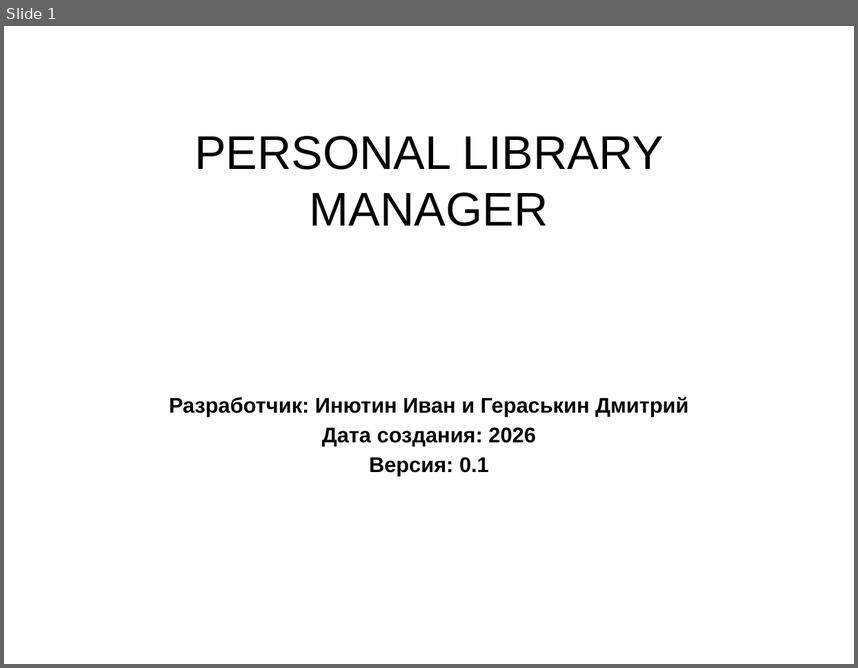
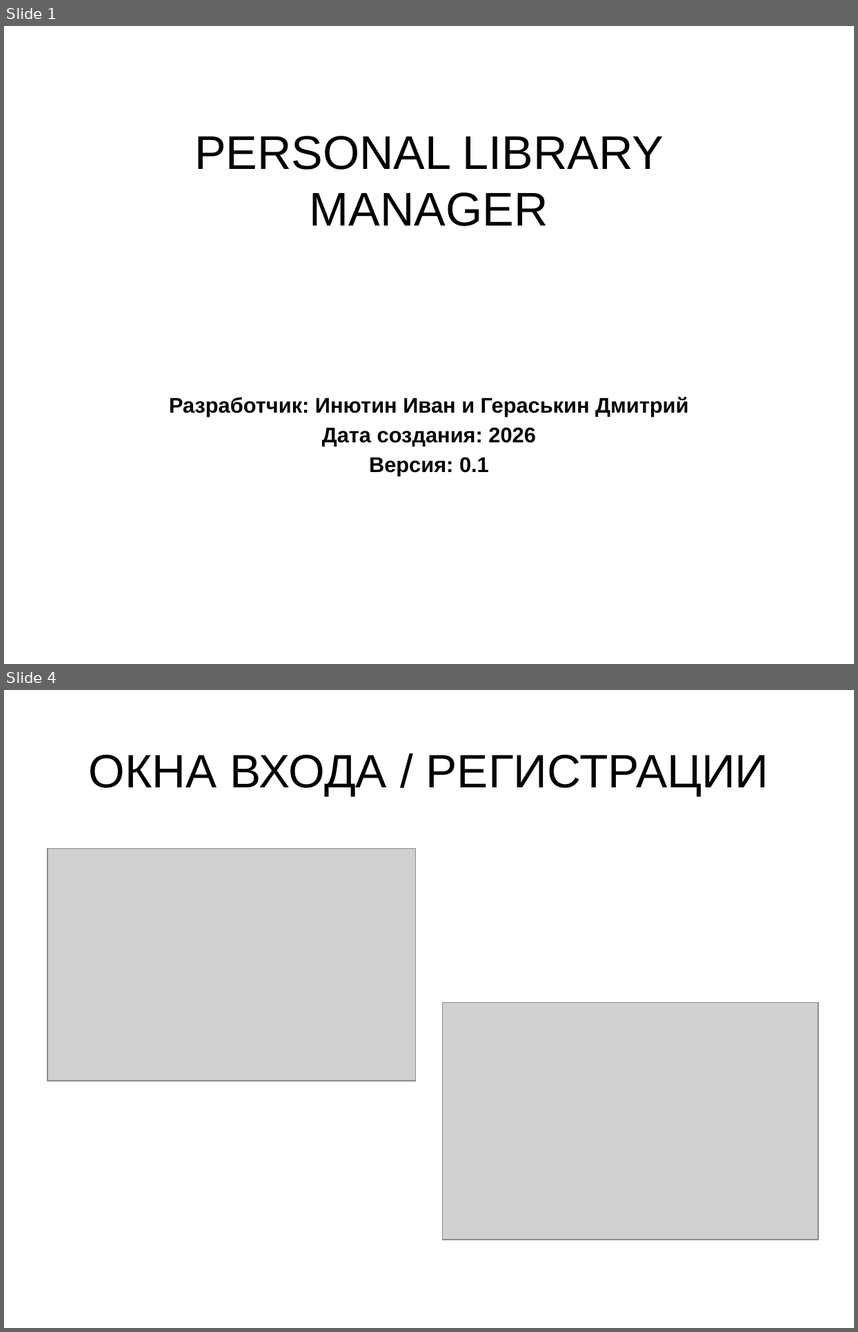
Before and after one commit to VY-Team-V/YL_Project, a slide deck: Personal Library Manager.pptx. Shown one above the other, each under a label of ours: slide 1 before the commit, slides 1 and 4 after it; the slides between them are not shown. The pictures are 858x668 and 858x1332 pixels, drawn with LibreOffice and Linux fonts; fonts in the diff are those of the drawing; grey boxes stand for pictures. Boxes give left, top, right and bottom in pixels: in the first picture for what was removed or moved away, otherwise in the second. Text is boxed around its words. In the diff, an @@ line names an element or a change of style, - is before the commit and + after.

```diff
--- a/Personal Library Manager.pptx
+++ b/Personal Library Manager.pptx
@@ slide 4 added at (4,690,854,1328), background #FFFFFF @@
@@ title added at (89,754,769,796), 39.6 pt, text #000000 @@
+ОКНА ВХОДА / РЕГИСТРАЦИИ
@@ picture added at (47,848,415,1080) @@
@@ picture added at (443,1002,818,1239) @@
```
Also in this commit, not shown: 2 slides changed, 3 other slides added, 3 slides removed, 1 other file.
